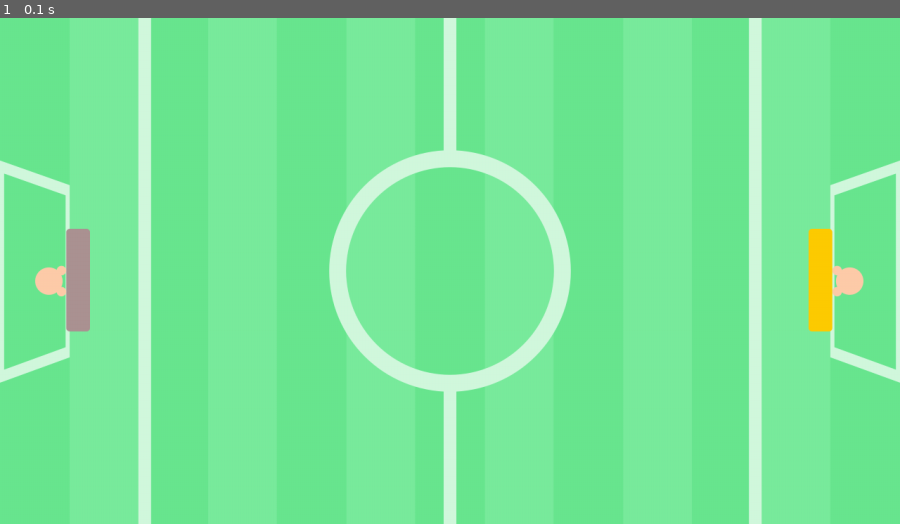
Above: before the commit, frame 1.
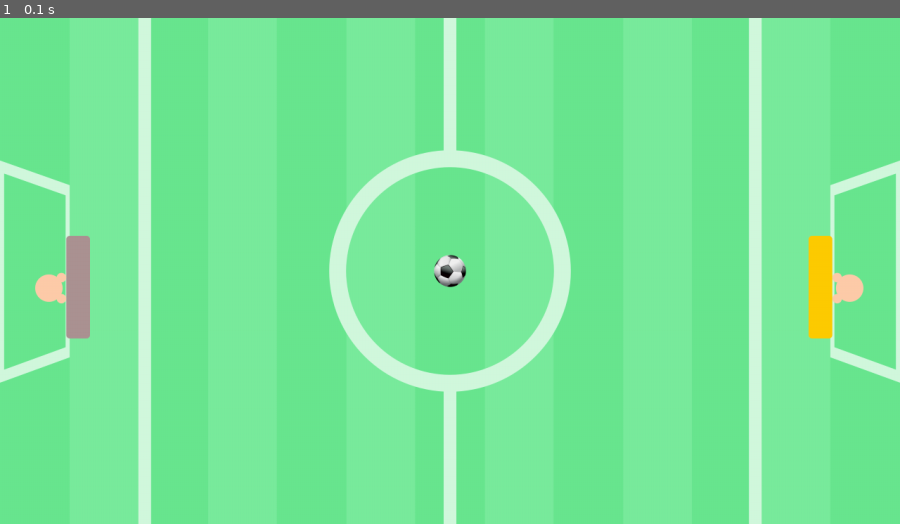
Above: after the commit, the same moment.

Repository: antonio24073/pygame-projects
Game: pygame game, started from 03.oop/main.py
Two runs of this game, one before a commit and one after it. Both use one fixed random seed, a clock stepped at 60 frames per second and the inputs below.
Inputs:
- Up to frame 1 (0.1 s): no input

The runs differ from the first frame. In frame 1, 0.6% of the frame differs, in the area x 3-96%, y 41-64%.

Commit message:
Refatorando classes

Diff:
--- a/02.futeblopong/main.py
+++ b/02.futeblopong/main.py
@@ -8,9 +8,9 @@
 win = pygame.image.load("assets/win.png")
 
 score1 = 0
-score1_img = pygame.image.load("assets/score/"+str(score1)+".png")
+score1_img = pygame.image.load("assets/score/" + str(score1) + ".png")
 score2 = 0
-score2_img = pygame.image.load("assets/score/"+str(score2)+".png")
+score2_img = pygame.image.load("assets/score/" + str(score2) + ".png")
 
 field = pygame.image.load("assets/field.png")
 
@@ -27,7 +27,6 @@
 ball_y = 337
 ball_dir = -10
 ball_dir_y = 8
-
 
 def move_player():
     global player1_y
@@ -94,7 +93,7 @@
         ball_dir_y *= -1  # inverter lado da bola ao reiniciar
         ball_dir *= -1  # inverter lado da bola ao reiniciar
         score2 += 1
-        if score2 in range (10):
+        if score2 in range(10):
             score2_img = pygame.image.load("assets/score/" + str(score2) + ".png")
         print(str(score2))
     elif ball_x > 1320:  # caso jogador dois perder
@@ -103,7 +102,7 @@
         ball_dir_y *= -1
         ball_dir *= -1
         score1 += 1
-        if score1 in range (10):
+        if score1 in range(10):
             score1_img = pygame.image.load("assets/score/" + str(score1) + ".png")
         print(str(score1))
 
@@ -119,11 +118,10 @@
         move_player()
         move_player2()
         move_ball()
+
     else:
-        window.blit(win, (300, 330))
+    window.blit(win, (300, 330))
 
-
-ball = pygame.image.load("assets/ball.png")
 
 loop = True
 while loop:
--- /dev/null
+++ b/03.oop/ball.py
@@ -0,0 +1,15 @@
+from image import Image
+
+
+class Ball(Image):
+    def __init__(self,  image, x=617, y=337):
+        super().__init__( image, x, y)
+        self.move_up = False
+        self.move_down = False
+        self.dir_x = -10
+        self.dir_y = 8
+
+    def move_ball(self):
+        self.rect[0] += self.dir_x
+        self.rect[1] += self.dir_y
+        self.draw()
--- a/03.oop/obj.py
+++ b/03.oop/image.py
@@ -1,13 +1,11 @@
+
 import pygame
 
 
-class Obj:
+class Image:
     def __init__(self, image, x, y):
         self.image = pygame.image.load(image)
         self.rect = self.image.get_rect()
         # self.rect = [posX,posY,tamX,tamY]
         self.rect[0] = x
         self.rect[1] = y
-
-    def draw(self, window):
-        window.blit(self.image, (self.rect[0], self.rect[1]))
--- a/03.oop/main.py
+++ b/03.oop/main.py
@@ -1,21 +1,24 @@
 from window import Window
-from obj import Obj
+from image import Image
+from player import Player
+from ball import Ball
 
 
 class Game:
     def __init__(self):
-        self.tela = Window(1280, 720, "Pong Football")
-        self.bg = Obj("assets/field.png", 0, 0)
-        self.bg.draw(self.tela.window)
-        self.tela.add_obj(self.bg)
+        self.window = Window(1280, 720, "Pong Football")
+        self.bg = Image( "assets/field.png", 0, 0)
+        self.window.add_item_to_draw(self.bg)
 
-        self.player1 = Obj("assets/player1.png", 50, 300)
-        self.player1.draw(self.tela.window)
-        self.tela.add_obj(self.player1)
+        self.player1 = Player( "assets/player1.png", 50)
+        self.window.add_item_to_draw(self.player1)
 
-        self.player2 = Obj("assets/player2.png", 1150, 300)
-        self.player2.draw(self.tela.window)
-        self.tela.add_obj(self.player2)
+        self.player2 = Player( "assets/player2.png", 1150)
+        self.window.add_item_to_draw(self.player2)
 
+        self.ball = Ball("assets/ball.png", 617, 337)
+        self.window.add_item_to_draw(self.ball)
 
-Game().tela.update()
+        self.window.update()
+
+Game()
--- /dev/null
+++ b/03.oop/player.py
@@ -0,0 +1,27 @@
+from image import Image
+
+
+class Player(Image):
+    def __init__(self, image, x, y = 310):
+        super().__init__( image, x, y)
+        self.move_up = False
+        self.move_down = False
+
+    def move_player(self):
+        global player1_y
+
+        if self.move_up:
+            player1_y -= 5
+        else:
+            player1_y -= 0
+
+        if self.move_down:
+            player1_y += 5
+        else:
+            player1_y -= 0
+
+        # print(player1_y)
+        if player1_y <= 0:
+            player1_y = 0
+        elif player1_y >= 575:
+            player1_y = 575
--- /dev/null
+++ b/03.oop/score.py
@@ -0,0 +1,7 @@
+from image import Image
+
+
+class Score(Image):
+    def __init__(self, window, image, x, y):
+        super().__init__(window, image, x, y)
+        self.current = 0
--- a/03.oop/window.py
+++ b/03.oop/window.py
@@ -10,10 +10,14 @@
 
         self.loop = True
 
-        self.list_obj = []
+        self.items_to_draw = []
 
-    def add_obj(self, item):
-        self.list_obj.append(item)
+    def add_item_to_draw(self, item):
+        self.items_to_draw.append(item)
+
+    def draw(self):
+        for item in self.items_to_draw:
+            self.window.blit(item.image, (item.rect[0], item.rect[1]))
 
     def events(self):
         for events in pygame.event.get():
@@ -22,5 +26,6 @@
 
     def update(self):
         while self.loop:
+            self.draw()
             self.events()
             pygame.display.update()
